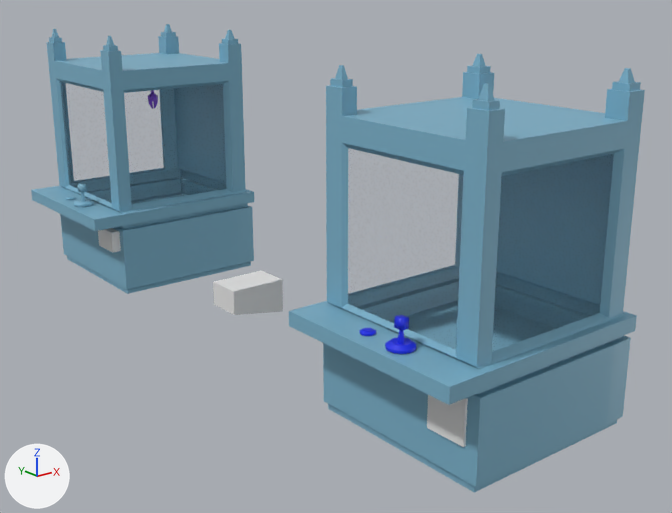
The glTF model modeles/Machine-pince.glb: old version first, new version second.
Camera for both pictures: a camera (50 mm lens) standing at (-36.6, -67.4, 23.8) and looking at (0.0, -21.7, 5.5). The lights are fixed; the arrows at lower left show +X, +Y and +Z. Where no turn or scale is listed for an object, it has been applied to the vertices.

The older version as bpy lines, for what is in view:
```python
ob_cube = bpy.data.objects.new('Cube', me_cube_020)
ob_cube.location = (-5.77, -39.5, 3.48)
ob_cube.scale = (-0.45, -0.307, -0.307)
ob_machine_à_pinces = bpy.data.objects.new('Machine à pinces', me_plan)
ob_machine_à_pinces.location = (0.0, 0.0, 0.0)
ob_machine_à_pinces_001 = bpy.data.objects.new('Machine à pinces.001', me_plan_004)
ob_machine_à_pinces_001.location = (0.0, -35.7, 0.0)
ob_manette_001 = bpy.data.objects.new('Manette.001', me_cercle_005)
ob_manette_001.location = (-8.46, -37.22, 6.36)
ob_plancher_001 = bpy.data.objects.new('Plancher.001', me_plan_005)
ob_plancher_001.location = (-3.2, -37.24, 4.07)
ob_support_manette_001 = bpy.data.objects.new('Support-manette.001', me_cercle_003)
ob_support_manette_001.location = (-8.46, -37.22, 6.36)
ob_trouboolean = bpy.data.objects.new('TrouBoolean', me_cube_008)
ob_trouboolean.location = (-6.65, -4.1, 3.8)
ob_trouboolean_001 = bpy.data.objects.new('TrouBoolean.001', me_cube_019)
ob_trouboolean_001.location = (-6.65, -20.71, 3.8)
```
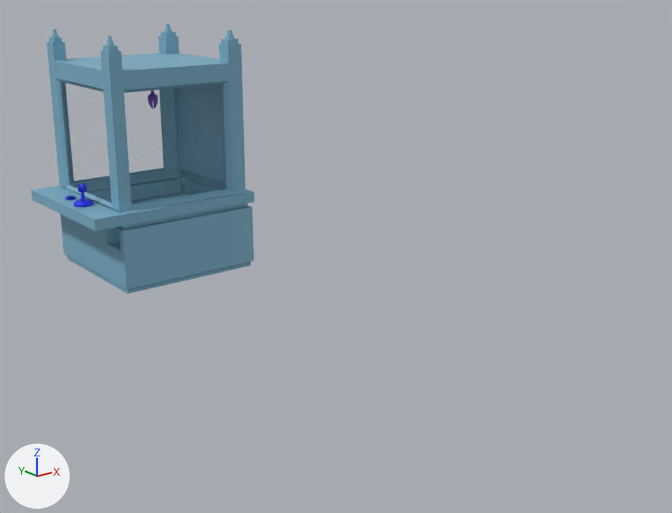
The change, as a list of edits to the scene's bpy script:
```text
Change mat_machine_à_pince:
    where n0 = _N.new('ShaderNodeBsdfPrincipled'); n0.name = 'Principled BSDF'
    remove n0.inputs[0].default_value = (0.197, 0.437, 0.586, 1.0)  # 'Base Color', blue #7bb1c9
    add n2 = _N.new('ShaderNodeMix'); n2.name = 'Mix'
    add n2.data_type = 'RGBA'
    add n2.blend_type = 'MULTIPLY'
    add n2.inputs[0].default_value = 1.0  # 'Factor'
    add n2.inputs[7].default_value = (0.197, 0.437, 0.586, 1.0)  # 'B', blue #7bb1c9
    add n3 = _N.new('ShaderNodeVertexColor'); n3.name = 'Color Attribute'
    add _L.new(n2.outputs[2], n0.inputs[0])  # 'Result' to 'Base Color'
    add _L.new(n3.outputs[0], n2.inputs[6])  # 'Color' to 'A'
Remove ob_support_manette_001:
    ob_support_manette_001 = bpy.data.objects.new('Support-manette.001', me_cercle_003)
    ob_support_manette_001.location = (-8.46, -37.22, 6.36)
Remove ob_manette_001:
    ob_manette_001 = bpy.data.objects.new('Manette.001', me_cercle_005)
    ob_manette_001.location = (-8.46, -37.22, 6.36)
Change ob_sphere_manette_001:
    ob_sphere_manette_001.location: (-8.47, -37.26, 7.59) -> (-8.47, -1.56, 7.59)
Remove ob_machine_à_pinces_001:
    ob_machine_à_pinces_001 = bpy.data.objects.new('Machine à pinces.001', me_plan_004)
    ob_machine_à_pinces_001.location = (0.0, -35.7, 0.0)
Change ob_bouton_manette_001:
    ob_bouton_manette_001.location: (-8.46, -34.81, 6.36) -> (-8.46, 0.89, 6.36)
Remove ob_plancher_001:
    ob_plancher_001 = bpy.data.objects.new('Plancher.001', me_plan_005)
    ob_plancher_001.location = (-3.2, -37.24, 4.07)
Remove ob_cube:
    ob_cube = bpy.data.objects.new('Cube', me_cube_020)
    ob_cube.location = (-5.77, -39.5, 3.48)
    ob_cube.scale = (-0.45, -0.307, -0.307)
Remove ob_trouboolean:
    ob_trouboolean = bpy.data.objects.new('TrouBoolean', me_cube_008)
    ob_trouboolean.location = (-6.65, -4.1, 3.8)
Remove ob_trouboolean_001:
    ob_trouboolean_001 = bpy.data.objects.new('TrouBoolean.001', me_cube_019)
    ob_trouboolean_001.location = (-6.65, -20.71, 3.8)
```

Pixel boxes (x1, y1, x2, y2) of what changed, in the pictures (672 x 513 px):
'Machine à pinces.001', deleted: before (289, 54, 645, 492)
'Plancher.001', deleted: before (389, 300, 557, 352)
'TrouBoolean.001', deleted: before (213, 271, 283, 315)
'Cube', deleted: before (427, 395, 468, 447)
'TrouBoolean', deleted: before (98, 228, 121, 252)
'Support-manette.001', deleted: before (385, 337, 416, 354)
'Sphere_manette.001', moved: before (394, 315, 409, 331); after (78, 183, 87, 193)
'Bouton-manette.001', moved: before (360, 328, 376, 336); after (66, 196, 76, 200)
'Support-manette', recoloured: (74, 199, 94, 207) in both
'Manette.001', deleted: before (397, 330, 404, 344)
'Sphere_manette', recoloured: (78, 183, 87, 193) in both
'Manette', recoloured: (81, 192, 86, 202) in both
'Bouton-manette', recoloured: (65, 196, 76, 200) in both
'Mur_cote', recoloured: (112, 228, 119, 233) in both
